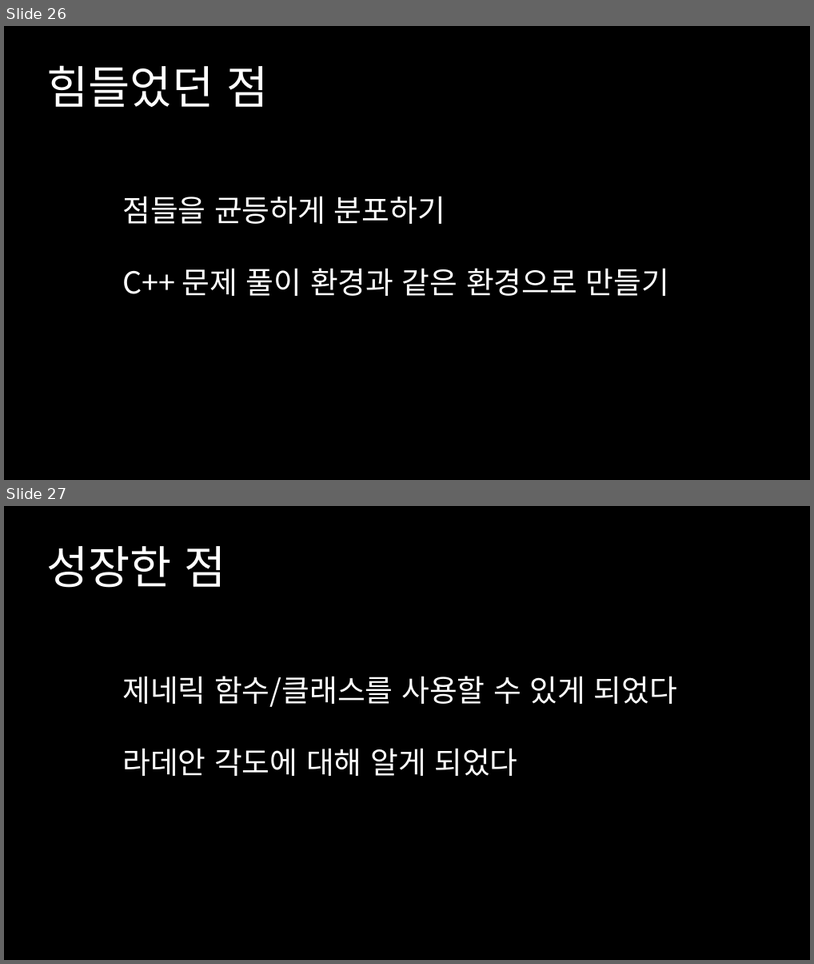
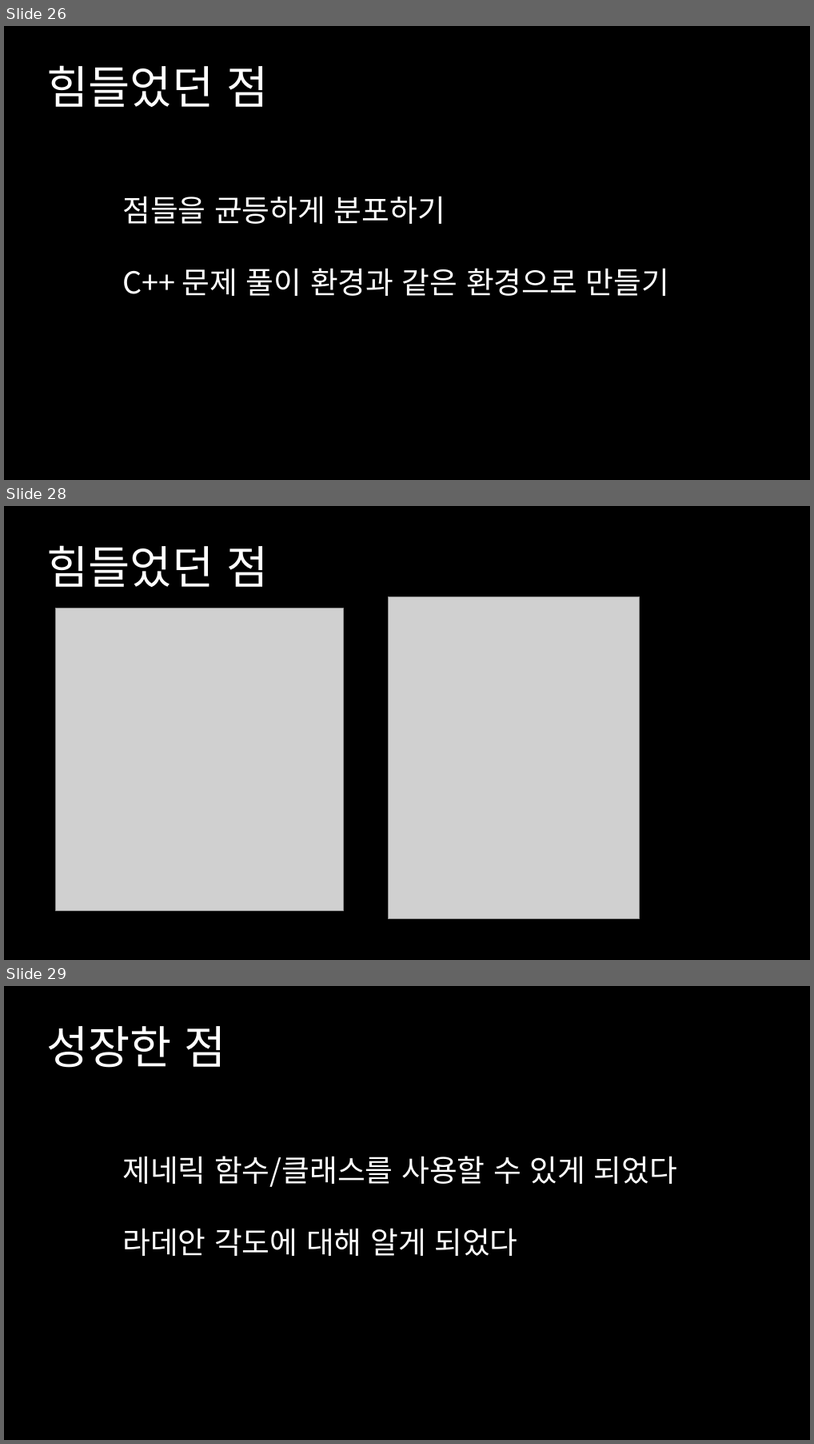
Before and after one commit to seoil0404/Dijkstra, a slide deck: 데이크스트라.pptx. Shown one above the other, each under a label of ours: slides 26 and 27 before the commit, slides 26, 28 and 29 after it; the slides between them are not shown. The pictures are 814x964 and 814x1444 pixels, drawn with LibreOffice and Linux fonts; fonts in the diff are those of the drawing; grey boxes stand for pictures. Boxes give left, top, right and bottom in pixels: in the first picture for what was removed or moved away, otherwise in the second. Text is boxed around its words. In the diff, an @@ line names an element or a change of style, - is before the commit and + after.

```diff
--- a/데이크스트라.pptx
+++ b/데이크스트라.pptx
@@ slide 28 added at [4,506,810,960], background #000000 @@
@@ text added at [47,545,268,587], 54 pt, text #FFFFFF @@
+힘들었던 점
@@ picture added at [389,596,640,919] @@
@@ picture added at [55,608,343,911] @@
@@ what was slide 27 is now slide 29 @@
```
Also in this commit, not shown: 2 other slides added, 1 slide removed, 5 other files.
